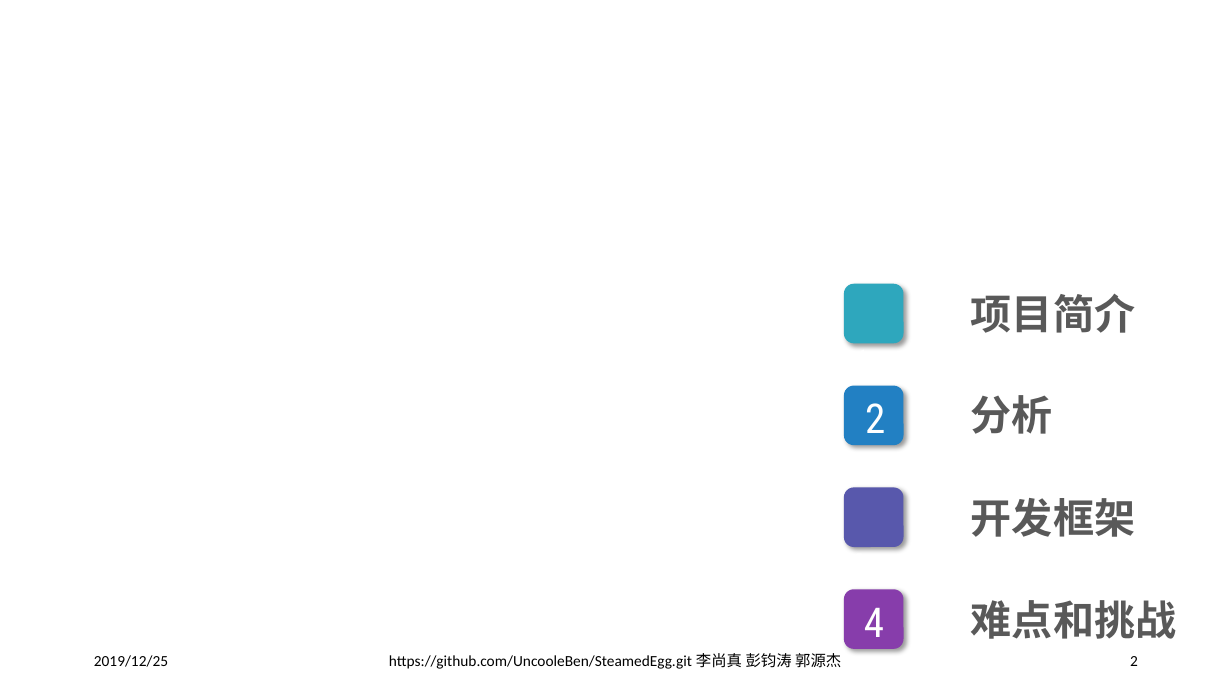
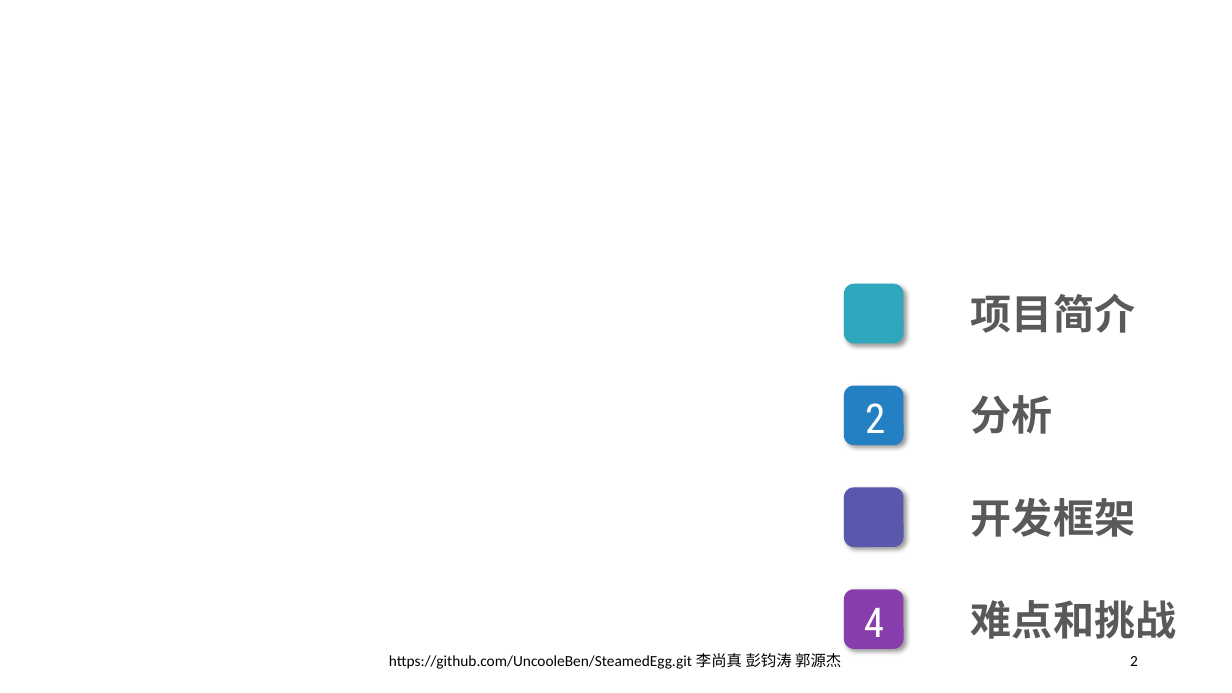
Before and after one commit to UncooleBen/NoSQL-project, a slide deck: slide 2 of docs/Presentation.pptx. Drawn at 1232x693 pixels with LibreOffice and Linux fonts; fonts in the diff are those of the drawing; background and template pictures are left out. Boxes give left, top, right and bottom in pixels: in the first picture for what was removed or moved away, otherwise in the second. Text is boxed around its words. In the diff, an @@ line names an element or a change of style, - is before the commit and + after.

```diff
--- a/docs/Presentation.pptx
+++ b/docs/Presentation.pptx
@@ text removed at [94,655,168,667] @@
-2019/12/25
```
Also in this commit, not shown: 16 other slides changed, 3 other files.
